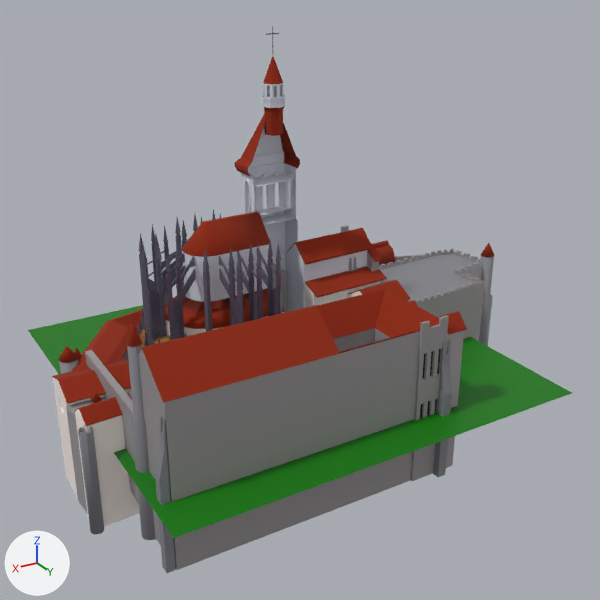
A saved change to the glTF model WizCode/static/models/school.glb.
Before and after are seen from a 50 mm lens placed at (193.0, 340.0, 201.0), pointed at (-9.0, 3.0, 33.0). Lighting does not change. The marker at lower left points along +X, +Y and +Z. Where no turn or scale is listed for an object, it has been applied to the vertices. Vertices at the same position are counted once.

Script lines for the objects in view, before the commit:
```python
ob_cube_022 = bpy.data.objects.new('Cube.022', me_cube_022)
ob_cube_022.location = (6.1, 2.8, 6.2)
ob_cube_055 = bpy.data.objects.new('Cube.055', me_cube_030)
ob_cube_055.location = (-36.8, 86.4, -13.9)
ob_cube_055.scale = (2.24, 1.93, 19.9)
ob_cylinder_002 = bpy.data.objects.new('Cylinder.002', me_cylinder)
ob_cylinder_002.location = (107.0, -15.3, -10.1)
ob_cylinder_002.scale = (26.0, 26.0, 29.5)
ob_cylinder_003 = bpy.data.objects.new('Cylinder.003', me_cylinder)
ob_cylinder_003.location = (101.2, -20.5, -10.1)
ob_cylinder_003.scale = (13.4, 13.4, 26.1)
ob_cylinder_005 = bpy.data.objects.new('Cylinder.005', me_cylinder_001)
ob_cylinder_005.location = (108.0, 27.5, 2.2)
ob_cylinder_005.scale = (13.4, 13.4, 17.4)
ob_cylinder_006 = bpy.data.objects.new('Cylinder.006', me_cylinder_002)
ob_cylinder_006.location = (117.0, 40.3, -21.7)
ob_plane = bpy.data.objects.new('Plane', me_plane)
ob_plane.location = (1.4, -0.6, -0.1)
# also in view: 'Cube.052' at (-92.0, 5.0, -1.0); 'Cube.056' at (31.0, 61.0, 13.0); 'Cube.014' at (43.0, -30.0, -6.0); 'Cylinder.001' at (-133.0, 7.0, 4.0); 'Cube.015' at (95.0, 5.0, -7.0)
```
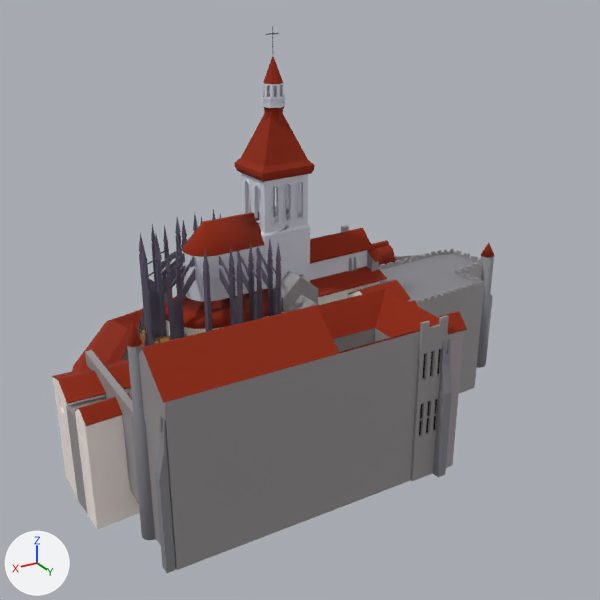
The change, as a diff of the scene's bpy script:
```diff
--- a/WizCode/static/models/school.glb.py
+++ b/WizCode/static/models/school.glb.py
@@ me_cube_022 @@
 # used by ob_cube_022; location = (6.1, 2.8, 6.2)
-me_cube_022.from_pydata(...)  # 1014 vertices, 1962 faces; spans x -15.4..13.9, y -35.8..3.2, z -13.9..129.5
+me_cube_022.from_pydata(...)  # 2025 vertices, 3923 faces; spans x -16.1..13.9, y -35.8..35.9, z -13.9..129.5
+# me_cube_022 part 1: the loose piece of 594 vertices spanning x -14.0..12.4, y -11.8..3.2, z -11.2..95.9 is copied, and the copy is multiplied about the mesh origin by the matrix ((0.995, 0.099, 0.0), (0.099, -0.995, 0.0), (0.0, 0.0, 1.0)); it spans x -14.6..11.9, y -2.7..11.8, z -11.2..95.9
+# me_cube_022 part 2: the loose piece of 338 vertices spanning x -11.5..9.8, y -35.8..-5.5, z -13.9..48.7 is copied, and the copy is multiplied about the mesh origin by the matrix ((0.995, 0.099, 0.0), (0.099, -0.995, 0.0), (0.0, 0.0, 1.0)); it spans x -14.3..8.7, y 4.7..35.9, z -13.9..48.7
+# me_cube_022 part 3
+# 70 vertices are added at x -16.1..12.7, y -1.0..13.1, z 39.2..129.5
+# 9 new vertices lie (0.0, 0.0, 2.1) away from vertices in x -16.1..12.7, y -1.0..13.1, z 97.3
+# 32 new faces join them, mat_brick1 (white #d6dae6)
+# 88 new faces join them, mat_roof (brown #8f2400)
 me_cube_022.materials.append(mat_brick1)
@@ ob_plane @@
-ob_plane = bpy.data.objects.new('Plane', me_plane)
-ob_plane.location = (1.4, -0.6, -0.1)
@@ ob_cylinder_002 @@
-ob_cylinder_002 = bpy.data.objects.new('Cylinder.002', me_cylinder)
-ob_cylinder_002.location = (107.0, -15.3, -10.1)
-ob_cylinder_002.scale = (26.0, 26.0, 29.5)
@@ ob_cylinder_003 @@
-ob_cylinder_003 = bpy.data.objects.new('Cylinder.003', me_cylinder)
-ob_cylinder_003.location = (101.2, -20.5, -10.1)
-ob_cylinder_003.scale = (13.4, 13.4, 26.1)
@@ ob_cylinder_005 @@
-ob_cylinder_005 = bpy.data.objects.new('Cylinder.005', me_cylinder_001)
-ob_cylinder_005.location = (108.0, 27.5, 2.2)
-ob_cylinder_005.scale = (13.4, 13.4, 17.4)
@@ ob_cylinder_006 @@
-ob_cylinder_006 = bpy.data.objects.new('Cylinder.006', me_cylinder_002)
-ob_cylinder_006.location = (117.0, 40.3, -21.7)
```

Changed parts and their boxes (x1, y1, x2, y2) in the pictures (600 x 600 px):
'Plane', deleted: before (28, 305, 572, 538)
'Cube.022', reshaped: before (235, 114, 300, 313); after (235, 114, 319, 313)
'Cylinder.006', deleted: before (78, 426, 104, 534)
'Cylinder.002', deleted: before (58, 346, 78, 374)
'Cylinder.005', deleted: before (90, 392, 101, 404)
'Cylinder.003', deleted: before (75, 347, 82, 360)
part 1 of me_cube_022, added: after (253, 174, 310, 289)
part 2 of me_cube_022, added: after (275, 271, 319, 313)
part 3 of me_cube_022, added: after (248, 115, 314, 182)
